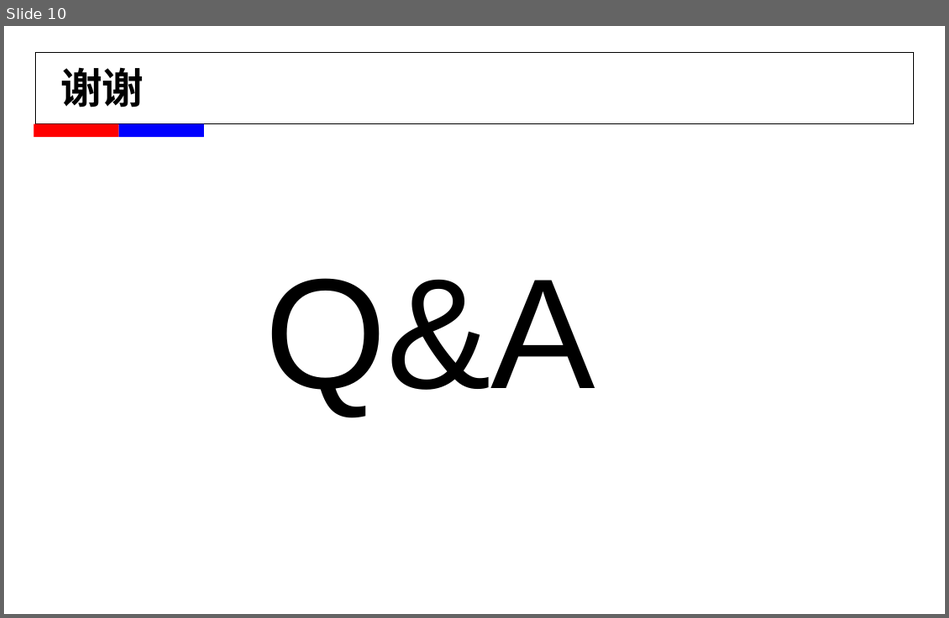
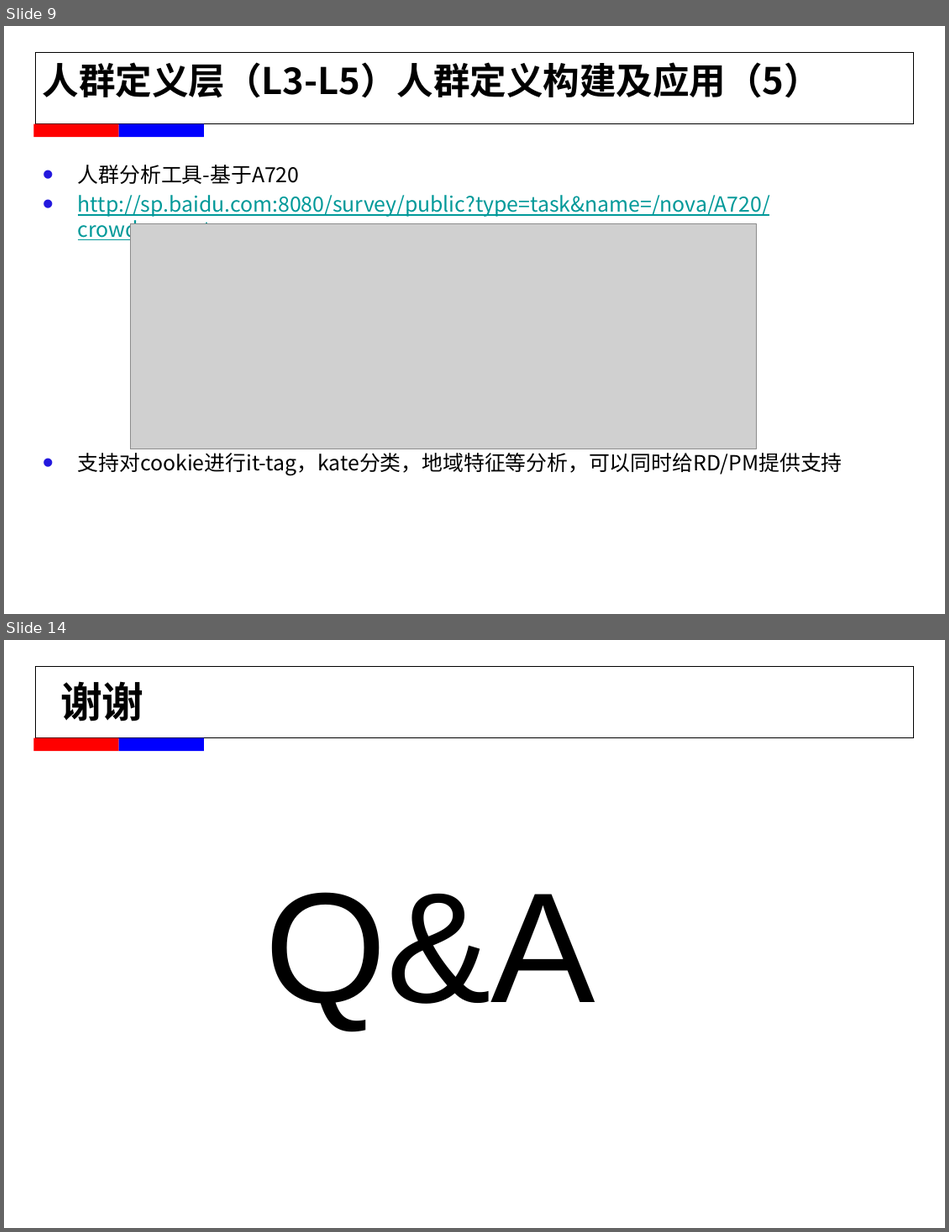
Before and after one commit to alexxyjiang/baidu-tech-report, a slide deck: For T5/蒋学渊_2015年春工作述职.pptx. Shown one above the other, each under a label of ours: slide 10 before the commit, slides 9 and 14 after it; the slides between them are not shown. The pictures are 949x618 and 949x1232 pixels, drawn with LibreOffice and Linux fonts; fonts in the diff are those of the drawing; grey boxes stand for pictures; background and template pictures are left out. Boxes give left, top, right and bottom in pixels: in the first picture for what was removed or moved away, otherwise in the second. Text is boxed around its words. In the diff, an @@ line names an element or a change of style, - is before the commit and + after.

```diff
--- a/For T5/蒋学渊_2015年春工作述职.pptx
+++ b/For T5/蒋学渊_2015年春工作述职.pptx
@@ slide 9 added at [4, 26, 945, 614], background #FFFFFF; not listed: 4 template elements that a slide beside it also shows @@
@@ text added at [43, 62, 820, 98], 28 pt, text #000000, bold @@
+人群定义层（L3-L5）人群定义构建及应用（5）
@@ text added at [78, 165, 842, 476], 16 pt, text #009999, underline @@
+• 人群分析工具-基于A720
+• http://sp.baidu.com:8080/survey/public?type=task&name=/nova/A720/crowd_report
+• 支持对cookie进行it-tag，kate分类，地域特征等分析，可以同时给RD/PM提供支持
@@ picture added at [130, 223, 756, 449] @@
@@ what was slide 10 is now slide 14 @@
```
Also in this commit, not shown: 8 slides changed, 4 other slides added, 1 slide removed, 4 other files.
